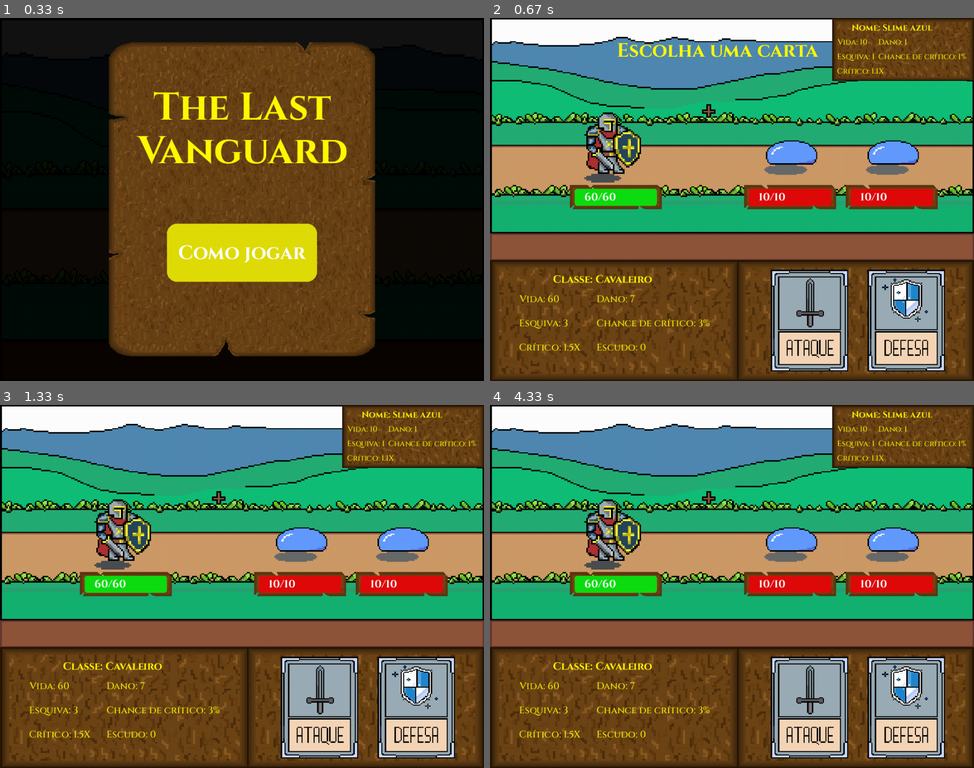
Above: before the commit, frames 1-4 (two rows, left to right).
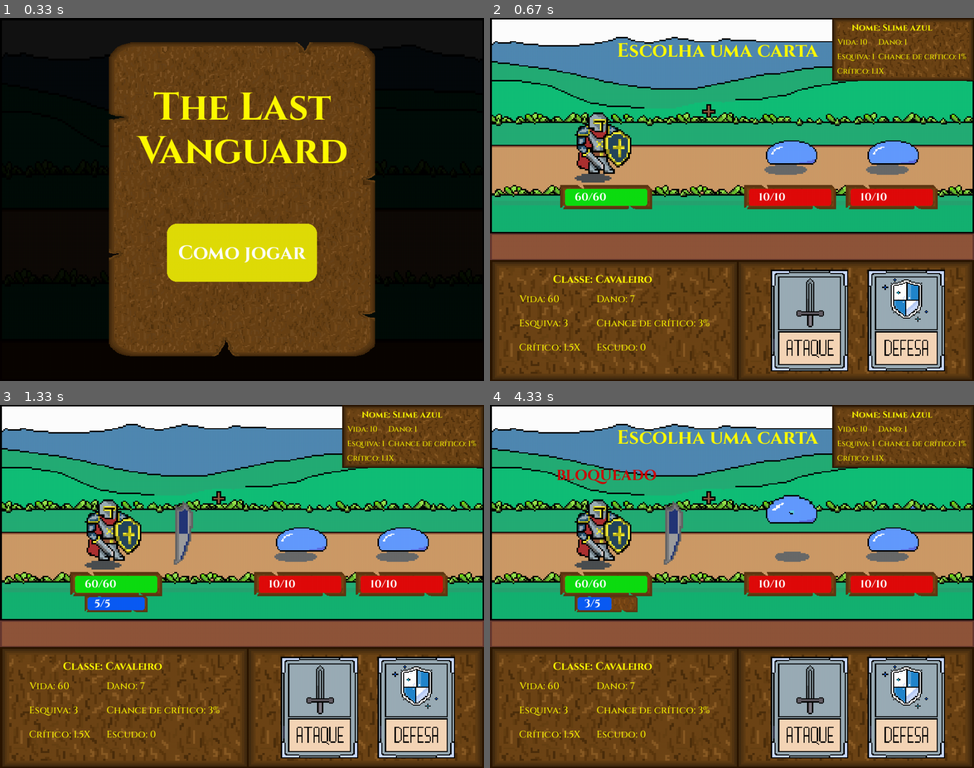
Above: after the commit, the same moments.

Repository: HenrykGabriel/Jogo-de-turno-Pygame
Game: pygame game, started from src/main.py
The game is run twice, just before and just after one commit, with the same random seed, the same clock (stepped at 60 frames per second) and the same inputs.
Inputs (mouse positions are in pixels of both pictures, inside the frame that each line leads up to):
- Up to frame 1 (0.33 s): no input
- Up to frame 2 (0.67 s): click (732, 297) at 0.38 s
- Up to frame 3 (1.33 s): click (416, 706) at 0.72 s
- Up to frame 4 (4.33 s): no input

Frame 1 is identical in both runs. In frame 2, 2.3% of the frame differs, in the area x 14-36%, y 25-53%; in frame 3, 3.4%; in frame 4, 5.7%, in the area x 13-88%, y 6-58%.

Commit message:
Terminei a funcionalidade de defender

Diff:
--- a/src/cavaleiro.py
+++ b/src/cavaleiro.py
@@ -28,3 +28,5 @@
         self.alt_frame = 220
 
         self.qtd_frames = 9
+
+        self.som_ataque = caminho_asset("sounds/som_classes/som_ataque_cavaleiro.mp3")
--- a/src/combate.py
+++ b/src/combate.py
@@ -32,7 +32,7 @@
 
         self.alt_cenario = alt_tela - self.alt_painel
 
-        # CENARIO 1 - CAMPO ABERTO
+        # CENARIO 1 - CAMPO ABERTO -------------------------------------
         self.img_campo_aberto = pygame.image.load(caminho_asset("cenarios/Campo aberto.png")).convert_alpha()
 
         self.campo_aberto = pygame.transform.scale(self.img_campo_aberto, (self.larg_cenario, self.alt_cenario))
@@ -50,17 +50,22 @@
         self.painel_menor_rect = self.painel_menor.get_rect()
         self.painel_menor_rect.topright = self.cenario_rect.topright
 
+        # BARRA DE VIDA E DE ESCUDO --------------------------------
+
         self.img_barra_vida = pygame.image.load(caminho_asset("cenarios/barra_vida.png")).convert_alpha()
         self.barra_vida = pygame.transform.scale(self.img_barra_vida, (190, 50))
         self.barra_vida_rect = self.barra_vida.get_rect()
         self.barra_vida_rect.y = self.alt_cenario // 2 + 95
 
+        self.barra_escudo = pygame.transform.scale(self.img_barra_vida, (130, 35))
+        self.barra_escudo_rect = self.barra_escudo.get_rect()
+
         # -------------------------------------
-
+        # POSIÇÃO DO JOGADOR
         self.jogador.rect = self.jogador.imagem.get_rect()
 
         self.jogador.rect.center = (
-            self.cenario_rect.centerx - 240,
+            self.cenario_rect.centerx - 260,
             self.cenario_rect.centery + 10
         )
 
@@ -142,6 +147,8 @@
 
         self.tempo_resultado = pygame.time.get_ticks()
 
+        self.tempo_turno = pygame.time.get_ticks()
+
         self.acao = None
 
         self.indice_inimigo = 0
@@ -198,6 +205,17 @@
                     else:
                         pass
 
+            elif self.acao == "defender":
+
+                self.jogador.ativar_escudo()
+
+                self.acao = None
+
+                self.tempo_resultado = pygame.time.get_ticks()
+                self.tempo_turno = pygame.time.get_ticks()
+
+                self.turno = "inimigos"
+
         if self.turno == "inimigos":
 
             if pygame.time.get_ticks() - self.tempo_turno >= 1700:
@@ -230,6 +248,7 @@
 
         self.jogador.draw(janela)
         self.draw_barra_vida(janela, self.jogador, (14, 222, 17))
+        self.draw_barra_escudo(janela)
 
         for inimigo in self.inimigos:
 
@@ -365,8 +384,8 @@
             area_vida.height
         )
 
-        vida_vida_maxima = self.texto_normal_bold.render(f"{personagem.vida}/{personagem.vida_maxima}", True, (255, 255, 255))
-        vida_vida_maxima_rect = vida_vida_maxima.get_rect(
+        quant_vida = self.texto_normal_bold.render(f"{personagem.vida}/{personagem.vida_maxima}", True, (255, 255, 255))
+        quant_vida_rect = quant_vida.get_rect(
                 midleft=(
                         self.barra_vida_rect.left + 30,
                         self.barra_vida_rect.centery
@@ -376,7 +395,49 @@
 
         pygame.draw.rect(janela, cor, vida_rect, 0, 5)
 
-        janela.blit(vida_vida_maxima, vida_vida_maxima_rect)
+        janela.blit(quant_vida, quant_vida_rect)
+
+    def draw_barra_escudo(self, janela):
+
+        if self.jogador.escudo > 0:
+
+            self.barra_escudo_rect = self.barra_escudo.get_rect(
+                    center=(
+                        self.jogador.rect.centerx,
+                        self.jogador.rect.centery + 150
+                    )
+                )
+
+            area_escudo = pygame.Rect(
+                self.barra_escudo_rect.left + 6,
+                self.barra_escudo_rect.top + 4,
+                118,
+                27
+            )
+
+            porcentagem = self.jogador.escudo / self.jogador.escudo_maximo
+
+            largura_escudo = area_escudo.width * porcentagem
+
+            escudo_rect = pygame.Rect(
+                area_escudo.left,
+                area_escudo.top,
+                largura_escudo,
+                area_escudo.height
+            )
+
+            quant_escudo = self.texto_normal_bold.render(f"{self.jogador.escudo}/{self.jogador.escudo_maximo}", True, (255, 255, 255))
+            quant_escudo_rect = quant_escudo.get_rect(
+                    midleft=(
+                            self.barra_escudo_rect.left + 20,
+                            self.barra_escudo_rect.centery
+                        ))
+
+            janela.blit(self.barra_escudo, self.barra_escudo_rect)
+
+            pygame.draw.rect(janela, (10, 91, 245), escudo_rect, 0, 5)
+
+            janela.blit(quant_escudo, quant_escudo_rect)
 
     def clicou_carta(self, eventos):
 
@@ -402,8 +463,9 @@
                                 return inimigo
 
             return None
-                                        # é o personagem em que aconteceu a ação, ex: o jogador atacou
-                                        # e o inimigo se esquivou, o inimigo é personagem
+                                    # é o personagem em que aconteceu a ação, ex: o jogador atacou
+                                    # e o inimigo se esquivou, o inimigo é personagem
+
     def mostrar_resultado(self, janela, personagem):
         if self.resultado is None:
             return
--- a/src/jogador.py
+++ b/src/jogador.py
@@ -1,5 +1,6 @@
 import pygame
 import random
+from config import caminho_asset
 
 class Jogador:
     def __init__(self, classe):
@@ -9,6 +10,10 @@
         self.larg_frame = classe.larg_frame
         self.alt_frame = classe.alt_frame
         self.qtd_frames = classe.qtd_frames
+
+        # Sons
+
+        self.som_ataque = pygame.mixer.Sound(classe.som_ataque)
 
         # Atributos
         self.vida_maxima = classe.vida_maxima
@@ -31,6 +36,11 @@
         # A imagem atual que será desenhada na tela
         self.imagem = self.imagem_parado
         self.rect = self.imagem.get_rect()
+
+        # IMAGEM DO ESCUDO
+        self.img_escudo = pygame.image.load(caminho_asset("escudo/Escudo.png"))
+        self.imagem_escudo = pygame.transform.scale(self.img_escudo, (80, 160))
+        self.imagem_escudo_rect = self.imagem_escudo.get_rect()
 
         # ESTADOS E CONTROLE DE ANIMAÇÃO
         self.frame_atual = 0
@@ -77,28 +87,29 @@
 
             dano_final = self.dano
 
+        self.som_ataque.play()
+
         return inimigo.receber_dano(dano_final, dano_critico)
 
     def receber_dano(self, dano_inimigo, dano_critico):
+
+        resultado = None
 
         num = random.randint(1, 100)
 
         if num <= self.esquiva:
 
-            return "ESQUIVOU"
+            resultado = "ESQUIVOU"
 
         else:
 
             if self.escudo > 0:
 
-                escudo_absorveu = self.escudo
-
                 if dano_inimigo <= self.escudo:
 
                     self.escudo -= dano_inimigo
-                    dano_inimigo = 0
 
-                    escudo_absorveu = dano_inimigo
+                    resultado = "BLOQUEADO"
 
                 else:
 
@@ -110,11 +121,11 @@
 
                     if dano_critico == True:
 
-                        return f"CRITÍCO: {dano_inimigo + escudo_absorveu} | ESCUDO: {escudo_absorveu} | DANO: {dano_inimigo}"
+                        resultado = f"CRITÍCO: {dano_inimigo}"
 
                     else:
 
-                        return dano_inimigo
+                        resultado = dano_inimigo
 
             else:
 
@@ -122,11 +133,13 @@
 
                 if dano_critico == True:
 
-                    return f"CRITÍCO: {dano_inimigo}"
+                    resultado = f"CRITÍCO: {dano_inimigo}"
 
                 else:
 
-                    return dano_inimigo
+                    resultado = dano_inimigo
+
+        return resultado
 
 
     def ativar_escudo(self):
@@ -162,3 +175,12 @@
             self.imagem = self.imagem_parado
 
         janela.blit(self.imagem, self.rect)
+
+        if self.escudo > 0:
+
+            self.imagem_escudo_rect.midleft = (
+                    self.rect.right - 10,
+                    self.rect.centery
+                )
+
+            janela.blit(self.imagem_escudo, self.imagem_escudo_rect)
Binary file changed: assets/escudo/Escudo.png
Not shown, added: assets/sounds/som_classes/som_ataque_cavaleiro.mp3
